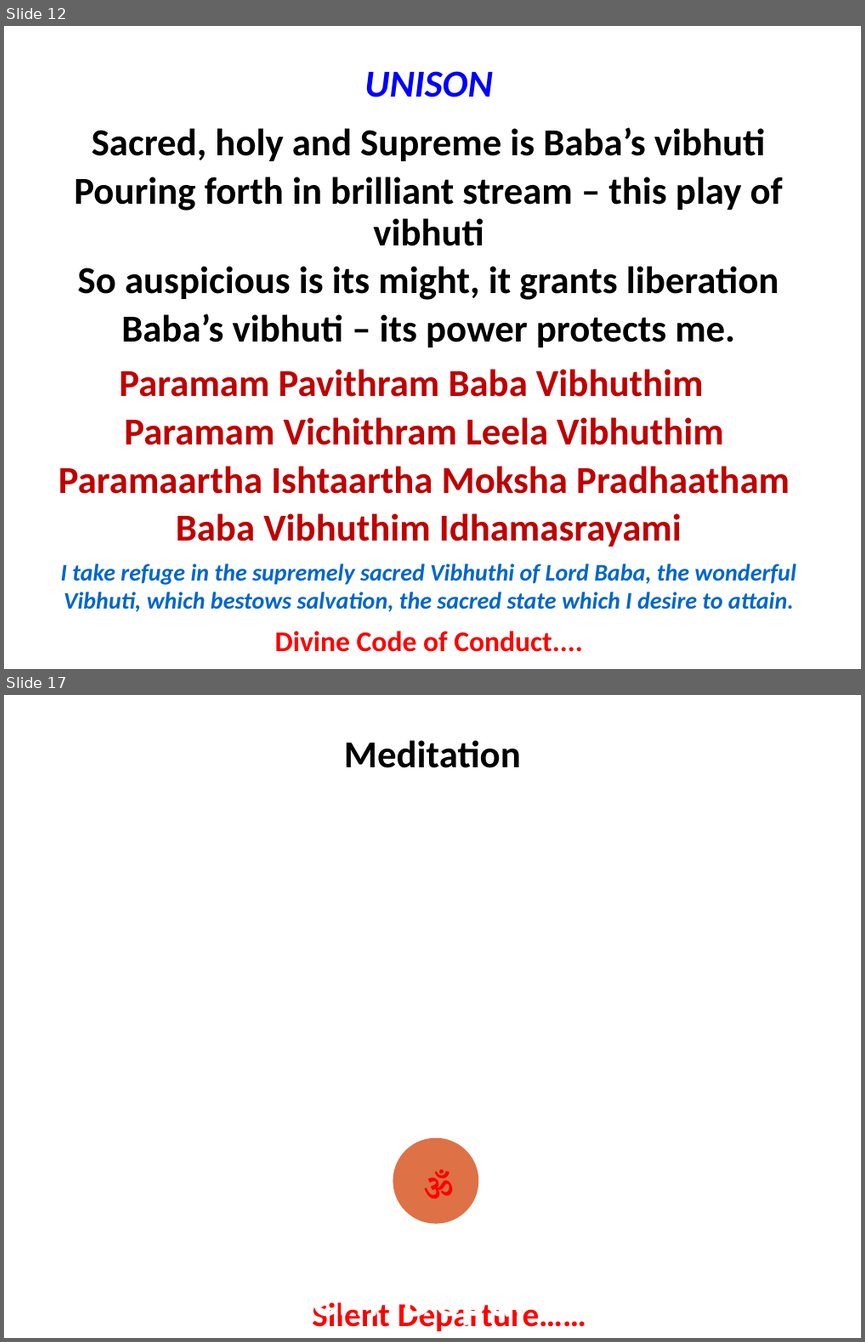
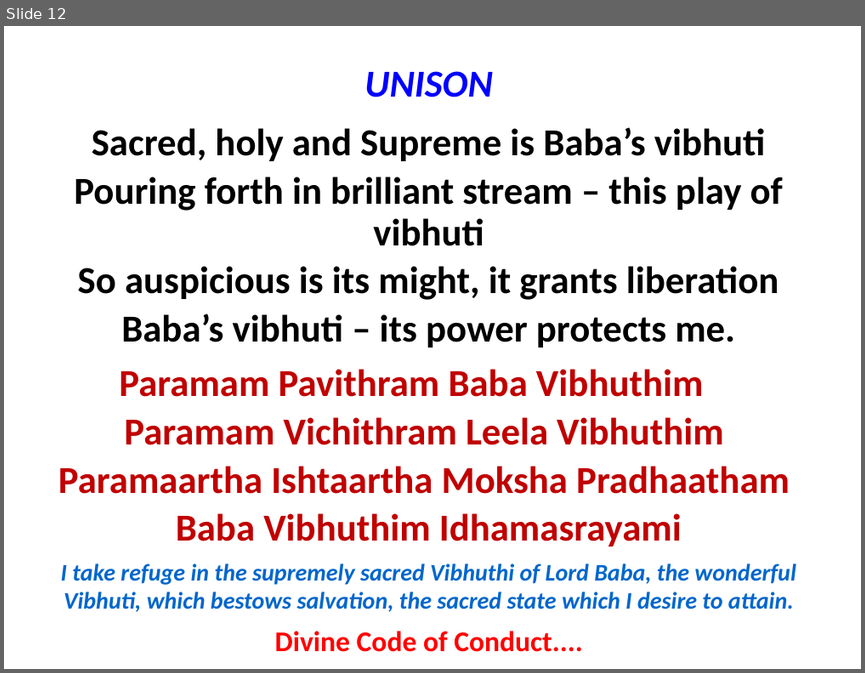
Before and after one commit to rkanadam/saibhajanmaker, a slide deck: WebContent/WEB-INF/suffix.pptx. Shown one above the other, each under a label of ours: slides 12 and 17 before the commit, slide 12 after it; the slides between them are not shown. The pictures are 865x1342 and 865x673 pixels, drawn with LibreOffice and Linux fonts; fonts in the diff are those of the drawing; background and template pictures are left out. Boxes give left, top, right and bottom in pixels: in the first picture for what was removed or moved away, otherwise in the second. Text is boxed around its words. In the diff, an @@ line names an element or a change of style, - is before the commit and + after.

```diff
--- a/WebContent/WEB-INF/suffix.pptx
+++ b/WebContent/WEB-INF/suffix.pptx
@@ slide 17 removed at [4, 695, 861, 1338], background picture (left out) @@
@@ title removed at [344, 740, 521, 768] @@
-Meditation
@@ ellipse removed at [393, 1138, 478, 1224] @@
@@ text removed at [423, 1169, 454, 1198] @@
-ૐ
@@ text removed at [258, 1302, 624, 1331] @@
-Silent Departure……
@@ text removed at [312, 1302, 586, 1331] @@
-Silent Departure
```
Also in this commit, not shown: 5 other slides removed, 7 other files.
